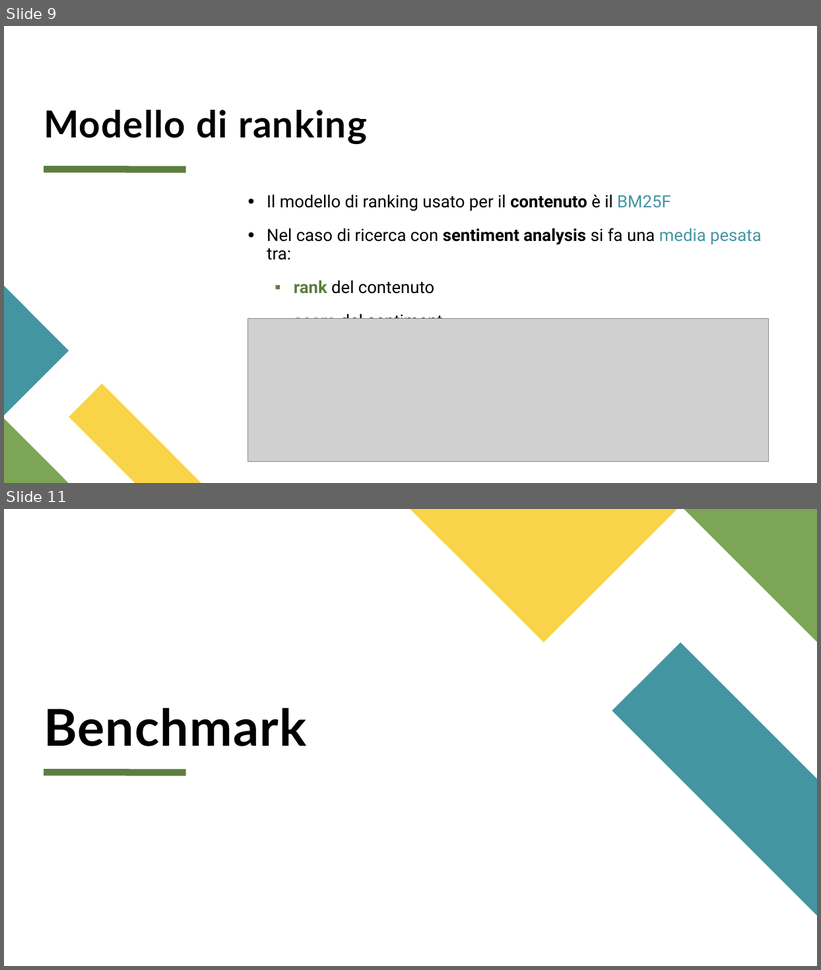
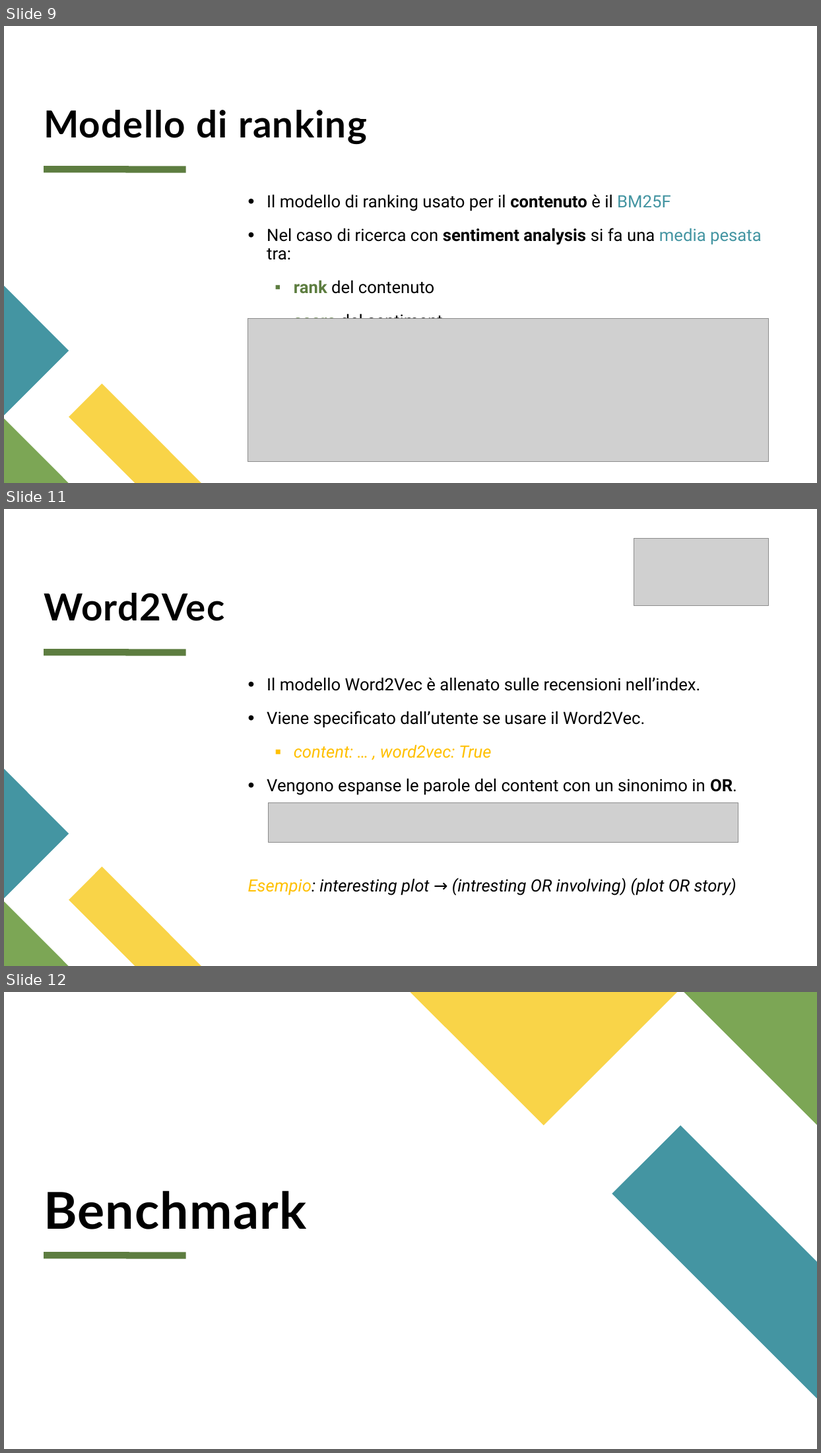
Before and after one commit to dennyciccia/full-text-search-engine, a slide deck: presentazione/Presentazione search engine.pptx. Shown one above the other, each under a label of ours: slides 9 and 11 before the commit, slides 9, 11 and 12 after it; the slides between them are not shown. The pictures are 821x970 and 821x1453 pixels, drawn with LibreOffice and Linux fonts; fonts in the diff are those of the drawing; grey boxes stand for pictures. Boxes give left, top, right and bottom in pixels: in the first picture for what was removed or moved away, otherwise in the second. Text is boxed around its words. In the diff, an @@ line names an element or a change of style, - is before the commit and + after.

```diff
--- a/presentazione/Presentazione search engine.pptx
+++ b/presentazione/Presentazione search engine.pptx
@@ slide 11 added at (x1=4, y1=509, x2=817, y2=966), background #FFFFFF; not listed: 4 template elements that a slide beside it also shows @@
@@ picture added at (x1=634, y1=538, x2=770, y2=606) @@
@@ title added at (x1=44, y1=593, x2=224, y2=621), 44 pt, text #000000, bold @@
+Word2Vec
@@ text added at (x1=248, y1=677, x2=737, y2=896), 20 pt, text #000000 @@
+• Il modello Word2Vec è allenato sulle recensioni nell’index.
+• Viene specificato dall’utente se usare il Word2Vec.
+  ▪ content: … , word2vec: True
+• Vengono espanse le parole del content con un sinonimo in OR.
+Esempio: interesting plot → (intresting OR involving) (plot OR story)
@@ picture added at (x1=269, y1=803, x2=739, y2=843) @@
@@ what was slide 11 is now slide 12 @@
```
Also in this commit, not shown: 2 slides changed, 1 other slide added, 1 slide removed.
